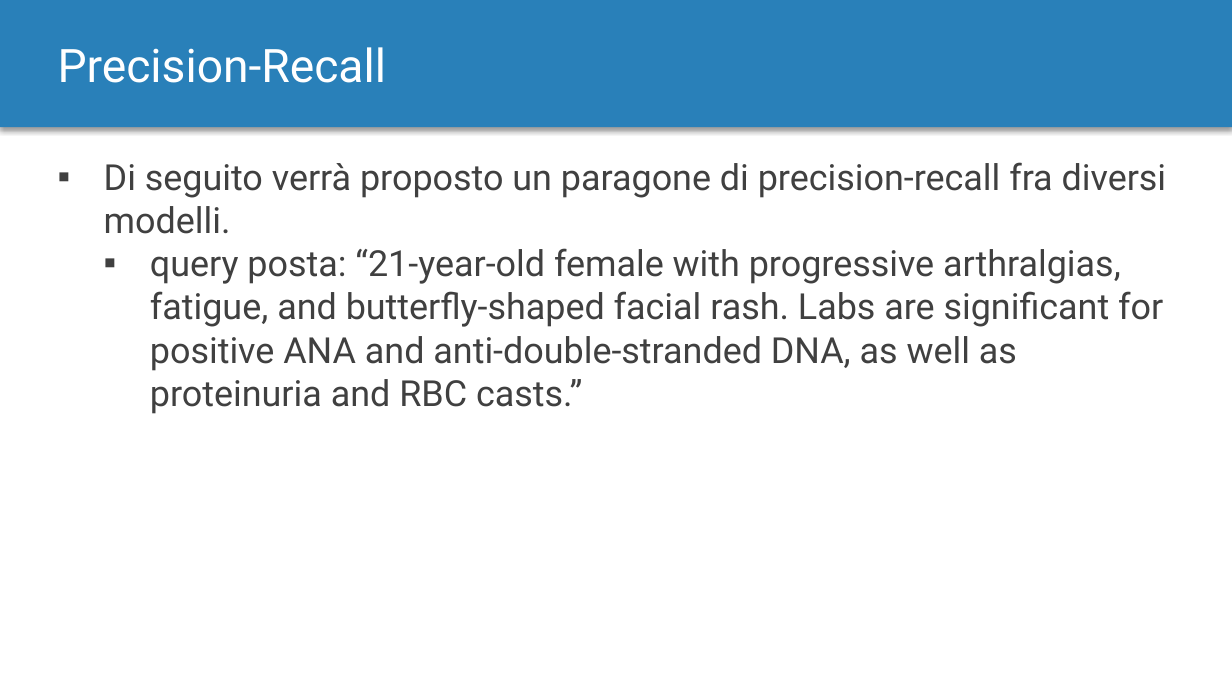
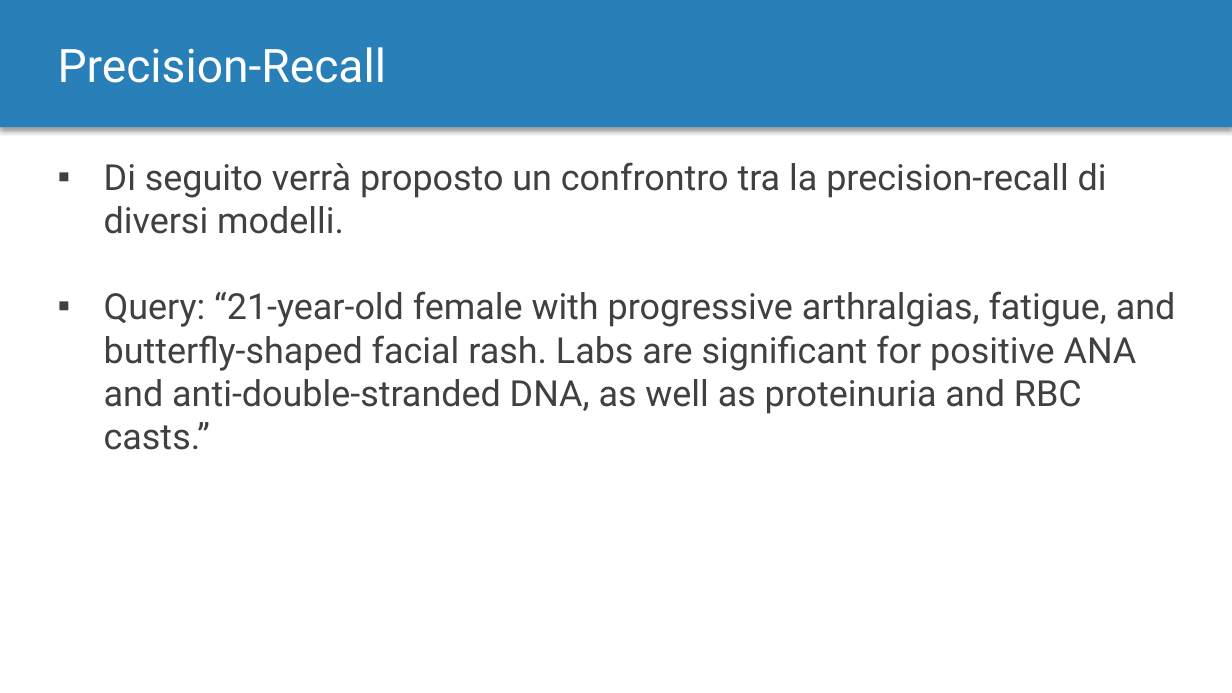
Before and after one commit to MurgoloMichele/GAvI, a slide deck: slide 22 of doc/Progetto.pptx. Drawn at 1232x693 pixels with LibreOffice and Linux fonts; fonts in the diff are those of the drawing. Boxes give left, top, right and bottom in pixels: in the first picture for what was removed or moved away, otherwise in the second. Text is boxed around its words. In the diff, an @@ line names an element or a change of style, - is before the commit and + after.

Commit message:
Presentation edited

```diff
--- a/doc/Progetto.pptx
+++ b/doc/Progetto.pptx
@@ text at [104,162,1176,450]: text changed @@
-▪ Di seguito verrà proposto un paragone di precision-recall fra diversi modelli.
-  ▪ query posta: “21-year-old female with progressive arthralgias, fatigue, and butterfly-shaped facial rash. Labs are significant for positive ANA and anti-double-stranded DNA, as well as proteinuria and RBC casts.”
+▪ Di seguito verrà proposto un confrontro tra la precision-recall di diversi modelli.
+▪ Query: “21-year-old female with progressive arthralgias, fatigue, and butterfly-shaped facial rash. Labs are significant for positive ANA and anti-double-stranded DNA, as well as proteinuria and RBC casts.”
```
Also in this commit, not shown: 7 other slides changed, 2 slides added, 2 slides removed.
